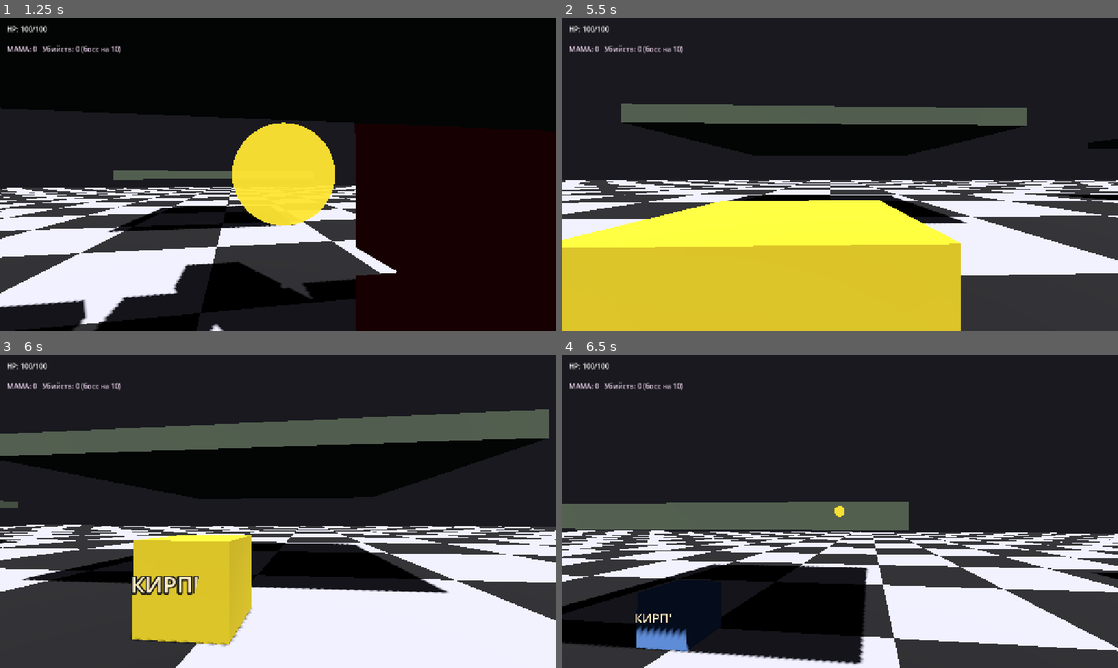
Above: before the commit, frames 1-4 (two rows, left to right).
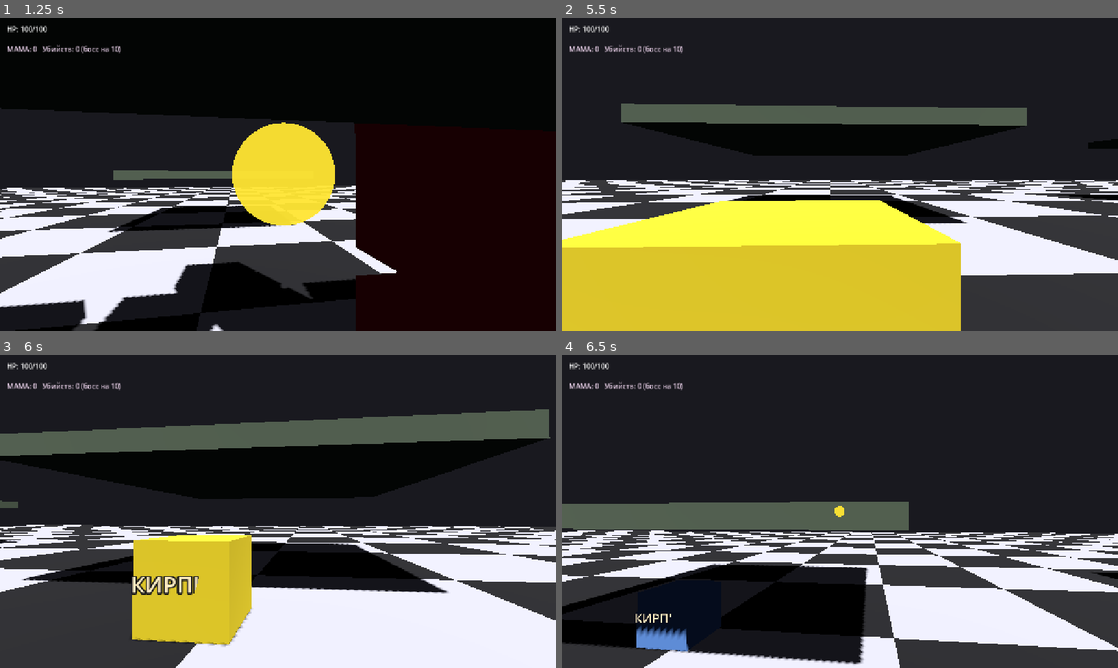
Above: after the commit, the same moments.

Repository: radomirsky/190K-G.O.P
Game: Godot game, scene res://main.tscn
Same seed, same stepped clock (60 frames per second), same inputs: the game is played once before the commit and once after it.
Inputs (mouse positions are in pixels of both pictures, inside the frame that each line leads up to):
- Up to frame 1 (1.25 s): tap Enter at 0.5 s; move the mouse to (305, 174) at 0.52 s; hold W from 0.53 s (still down); hold Shift from 0.53 s (still down); tap Y at 0.6 s; click (305, 174) at 0.67 s; tap Space at 0.77 s
- Up to frame 2 (5.5 s): keep holding W; move the mouse to (812, 174) at 1.27 s; release Shift at 1.28 s; tap Shift at 1.35, 2.85 s; tap Space at 1.52, 3.02, 3.77, 4.52 s; tap Y at 1.55, 2.1, 3.05, 4.55 s; move the mouse to (851, 168) at 2.02 s; hold Shift 2.03-2.78 s; move the mouse to (834, 180) at 2.77 s; click (834, 180) at 2.92 s; move the mouse to (878, 177) at 3.52 s; hold Shift 3.53-4.28 s; tap E at 3.6 s; move the mouse to (795, 171) at 4.27 s; tap C at 4.35 s; move the mouse to (845, 174) at 5.02 s; hold Shift from 5.03 s (still down); tap Q at 5.1 s; click (845, 174) at 5.17 s
- Up to frame 3 (6 s): move the mouse to (255, 505) at 5.77 s; release W at 5.78 s; release Shift at 5.78 s; hold D from 5.78 s (still down); tap Ctrl at 5.85 s
- Up to frame 4 (6.5 s): keep holding D; tap Space at 6.02 s; tap Y at 6.05 s

Frame 1 is identical in both runs. In frame 2, less than 0.1% of the frame differs, in the area x 0-99%, y 27-83%; in frame 3, less than 0.1%; in frame 4, less than 0.1%.

Commit message:
Implement world time freeze mechanics: Add functionality to pause game time, affecting enemies and projectiles, and allow resuming time with input. Update enemy spawner to handle time freeze state. Enhance boss visual representation with new sphere mesh and material properties.

Diff:
--- a/enemy.gd
+++ b/enemy.gd
@@ -70,14 +70,29 @@
 		var hum_b := get_node_or_null("Humanoid") as Node3D
 		if hum_b:
 			hum_b.scale *= 1.35
-		# Тёмнее «босс».
-		if hum_b:
-			for c in hum_b.get_children():
-				if c is MeshInstance3D:
-					var mi2 := c as MeshInstance3D
-					var m2 := mi2.get_surface_override_material(0) as StandardMaterial3D
-					if m2:
-						m2.albedo_color = m2.albedo_color.darkened(0.35)
+			_apply_boss_sphere_visual(hum_b)
+
+
+func _apply_boss_sphere_visual(hum: Node3D) -> void:
+	var sm := SphereMesh.new()
+	sm.radius = 0.42
+	sm.height = 0.84
+	var got_base := false
+	for c in hum.get_children():
+		if not c is MeshInstance3D:
+			continue
+		var mi := c as MeshInstance3D
+		mi.mesh = sm
+		var m := mi.get_surface_override_material(0) as StandardMaterial3D
+		if m == null:
+			continue
+		m.albedo_color = Color(0.2, 0.04, 0.12)
+		m.emission_enabled = true
+		m.emission = Color(1.0, 0.5, 0.08)
+		m.emission_energy_multiplier = 2.4
+		if not got_base:
+			_base_color = m.albedo_color
+			got_base = true
 
 
 func _physics_process(delta: float) -> void:
@@ -239,19 +254,29 @@
 		rb.mass = 0.12
 		rb.continuous_cd = true
 		var mesh_i := MeshInstance3D.new()
-		var bm := BoxMesh.new()
-		var sz := 0.85
-		if mi.mesh is BoxMesh:
-			sz = (mi.mesh as BoxMesh).size.x
-		bm.size = Vector3(sz, sz, sz)
-		mesh_i.mesh = bm
+		var col := CollisionShape3D.new()
 		var mat := StandardMaterial3D.new()
 		mat.albedo_color = mat_col
 		mesh_i.set_surface_override_material(0, mat)
-		var col := CollisionShape3D.new()
-		var bs := BoxShape3D.new()
-		bs.size = Vector3(sz, sz, sz)
-		col.shape = bs
+		if mi.mesh is SphereMesh:
+			var src_s := mi.mesh as SphereMesh
+			var sm := SphereMesh.new()
+			sm.radius = src_s.radius
+			sm.height = src_s.height
+			mesh_i.mesh = sm
+			var sph := SphereShape3D.new()
+			sph.radius = maxf(0.05, src_s.radius * 0.95)
+			col.shape = sph
+		else:
+			var bm := BoxMesh.new()
+			var sz := 0.85
+			if mi.mesh is BoxMesh:
+				sz = (mi.mesh as BoxMesh).size.x
+			bm.size = Vector3(sz, sz, sz)
+			mesh_i.mesh = bm
+			var bs := BoxShape3D.new()
+			bs.size = Vector3(sz, sz, sz)
+			col.shape = bs
 		rb.add_child(mesh_i)
 		rb.add_child(col)
 		rb.add_to_group("throwable")
--- a/enemy_spawner.gd
+++ b/enemy_spawner.gd
@@ -50,6 +50,8 @@
 func _process(delta: float) -> void:
 	if not is_inside_tree():
 		return
+	if GameProgress.world_time_frozen:
+		return
 	if _player == null or not is_instance_valid(_player):
 		_player = get_node_or_null(player_path) as Node3D
 		if _player == null:
--- a/game_progress.gd
+++ b/game_progress.gd
@@ -16,6 +16,8 @@
 var mama_tokens: int = 0
 var regular_kills: int = 0
 var boss_spawned: bool = false
+## Остановка времени (Shift+Z): враги и снаряды замирают, скорости сохраняются до снятия.
+var world_time_frozen: bool = false
 var up_pyramid_mag: int = 0
 var up_pyramid_reload: int = 0
 var up_stasis_dmg: int = 0
--- a/player.gd
+++ b/player.gd
@@ -121,6 +121,8 @@
 var _dash_cd: float = 0.0
 var _dash_dir: Vector3 = Vector3.ZERO
 var _cubes_world_locked: bool = false
+## Снимок скоростей при остановке времени (Shift+Z): CharacterBody3D и RigidBody3D из сцен.
+var _world_time_snap: Dictionary = {}
 var _want_mouse_captured: bool = true
 var _crosshair_layer: CanvasLayer = null
 var _hit_marker: MeshInstance3D = null
@@ -712,14 +714,24 @@
 			and (event.shift_pressed or Input.is_key_pressed(KEY_SHIFT))
 			and _world_actions_input_ok()
 		):
-			_toggle_cubes_world_lock()
+			_toggle_world_time_freeze()
 			get_viewport().set_input_as_handled()
 		elif (
 			event.keycode == KEY_X
 			and (event.shift_pressed or Input.is_key_pressed(KEY_SHIFT))
 			and _world_actions_input_ok()
 		):
-			_unlock_cubes_world()
+			if GameProgress.world_time_frozen:
+				_resume_world_time()
+			else:
+				_unlock_cubes_world()
+			get_viewport().set_input_as_handled()
+		elif (
+			event.keycode == KEY_Y
+			and (event.shift_pressed or Input.is_key_pressed(KEY_SHIFT))
+			and _world_actions_input_ok()
+		):
+			_toggle_cubes_world_lock()
 			get_viewport().set_input_as_handled()
 		elif (
 			event.keycode == KEY_B
@@ -1049,6 +1061,7 @@
 			cube.freeze_mode = RigidBody3D.FREEZE_MODE_STATIC
 		_update_throwable_visual(cube)
 		ThrowablesBudget.track_throwable(cube)
+		_snap_throwable_if_world_time_frozen(cube)
 
 
 func _fire_stasis_ring() -> void:
@@ -1626,6 +1639,79 @@
 	_refresh_all_throwable_visuals()
 
 
+func _toggle_world_time_freeze() -> void:
+	if GameProgress.world_time_frozen:
+		_resume_world_time()
+	else:
+		_freeze_world_time()
+
+
+func _freeze_world_time() -> void:
+	if GameProgress.world_time_frozen:
+		return
+	GameProgress.world_time_frozen = true
+	_world_time_snap.clear()
+	for node in get_tree().get_nodes_in_group("enemy"):
+		if not node is CharacterBody3D:
+			continue
+		var e := node as CharacterBody3D
+		if not e.is_inside_tree():
+			continue
+		_world_time_snap[e] = {"vel": e.velocity}
+		e.velocity = Vector3.ZERO
+		e.set_physics_process(false)
+	for node in get_tree().get_nodes_in_group("throwable"):
+		if not node is RigidBody3D:
+			continue
+		var rb := node as RigidBody3D
+		if rb == _held or rb.is_in_group("held_throwable"):
+			continue
+		if not rb.is_inside_tree():
+			continue
+		_world_time_snap[rb] = {
+			"lv": rb.linear_velocity,
+			"av": rb.angular_velocity,
+		}
+		rb.freeze = true
+		rb.freeze_mode = RigidBody3D.FREEZE_MODE_STATIC
+	_refresh_all_throwable_visuals()
+
+
+func _resume_world_time() -> void:
+	if not GameProgress.world_time_frozen:
+		return
+	GameProgress.world_time_frozen = false
+	for node in _world_time_snap.keys():
+		if not is_instance_valid(node):
+			continue
+		if node is CharacterBody3D and (node as Node).is_in_group("enemy"):
+			var e := node as CharacterBody3D
+			e.set_physics_process(true)
+			var st_e: Dictionary = _world_time_snap[node]
+			e.velocity = st_e.get("vel", Vector3.ZERO) as Vector3
+		elif node is RigidBody3D:
+			var rb := node as RigidBody3D
+			var st: Dictionary = _world_time_snap[node]
+			rb.freeze = false
+			rb.linear_velocity = st.get("lv", Vector3.ZERO) as Vector3
+			rb.angular_velocity = st.get("av", Vector3.ZERO) as Vector3
+	_world_time_snap.clear()
+	_apply_throwables_world_lock()
+	_refresh_all_throwable_visuals()
+
+
+func _snap_throwable_if_world_time_frozen(rb: RigidBody3D) -> void:
+	if rb == null or not is_instance_valid(rb):
+		return
+	if not GameProgress.world_time_frozen:
+		return
+	if rb == _held or rb.is_in_group("held_throwable"):
+		return
+	_world_time_snap[rb] = {"lv": rb.linear_velocity, "av": rb.angular_velocity}
+	rb.freeze = true
+	rb.freeze_mode = RigidBody3D.FREEZE_MODE_STATIC
+
+
 func _raycast_aimed_throwable(max_dist: float) -> RigidBody3D:
 	var ad := _aim_ray_from_dir()
 	var from: Vector3 = ad[0]
